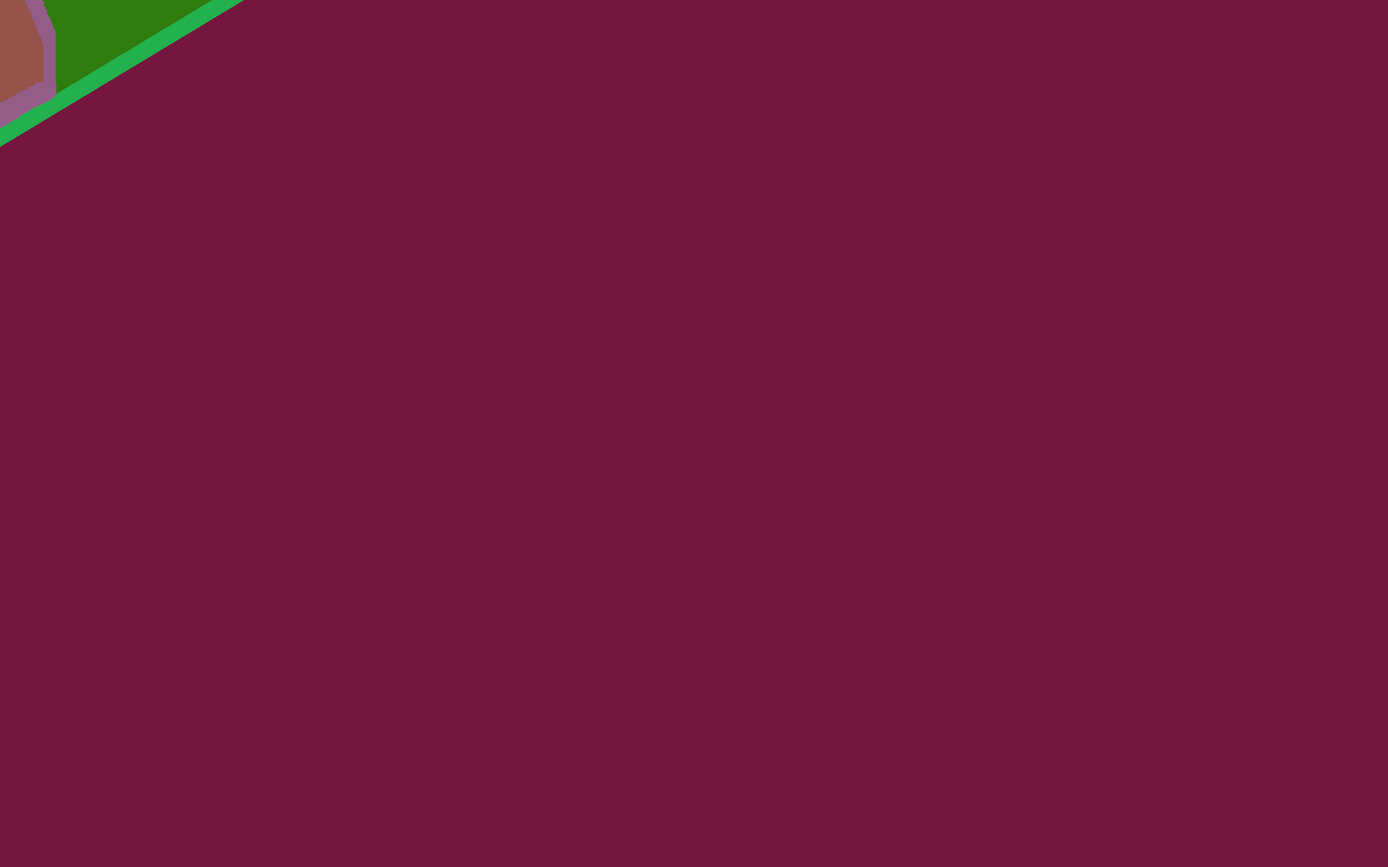
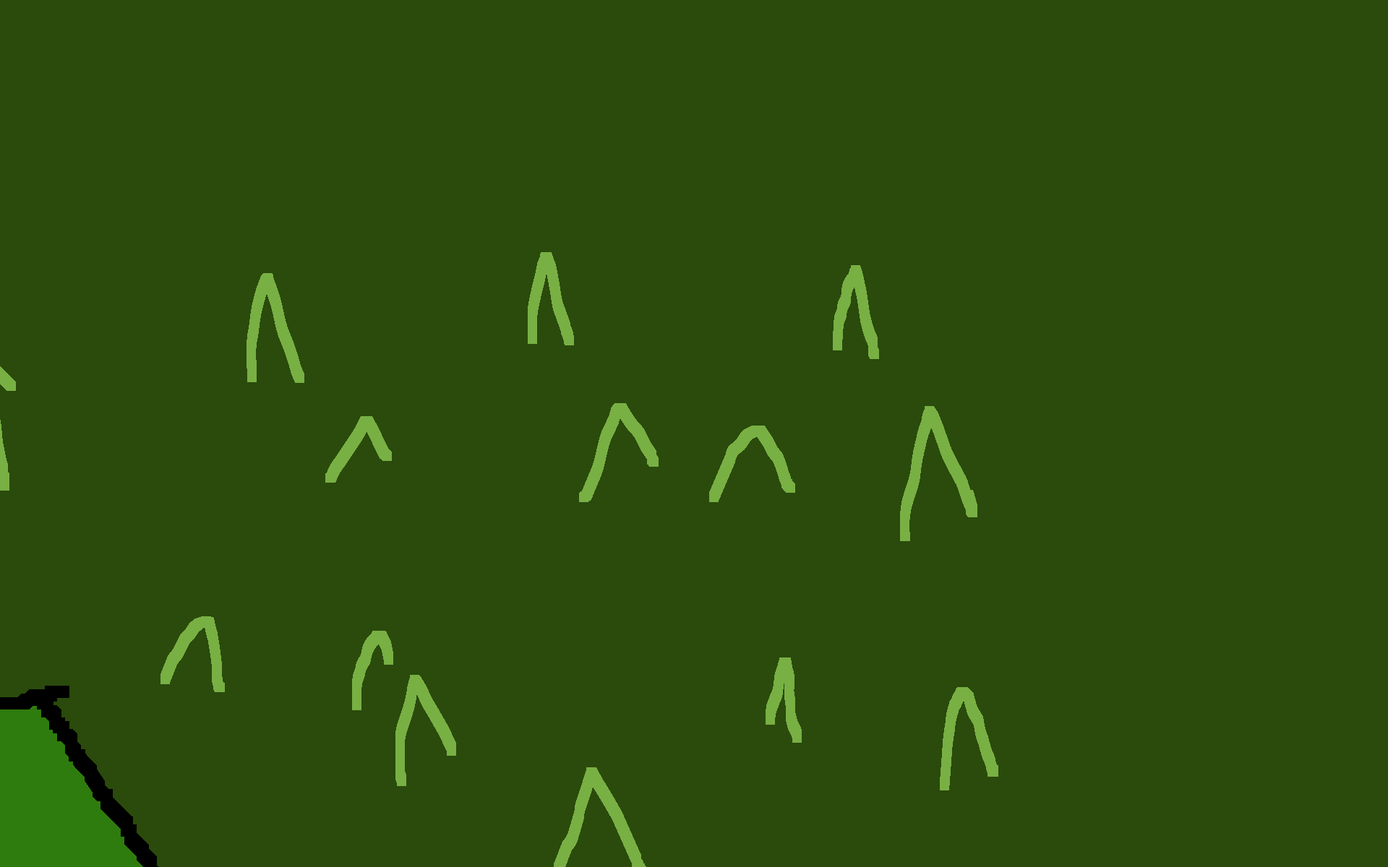
Before/after of a 1388×867 layered artwork. What changed in the layer stack:
painted on "貼り付けられたレイヤー" over [0, 0, 1388, 867]
added layer "フィールド12.bmp" over [0, 0, 1388, 867]
